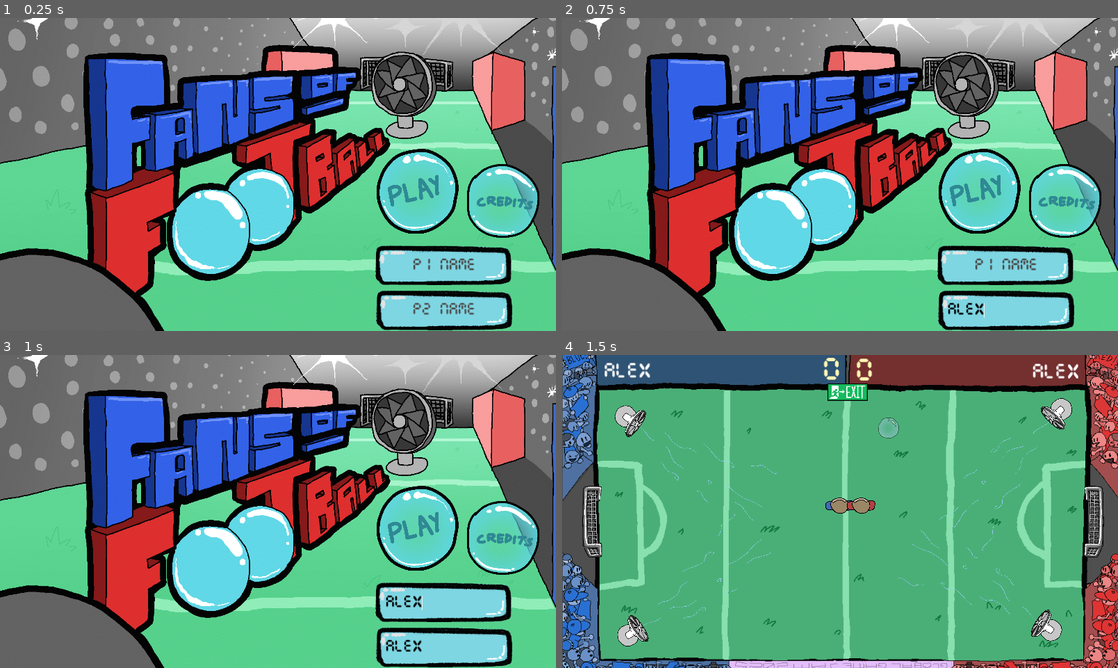
Above: before the commit, frames 1-4 (two rows, left to right).
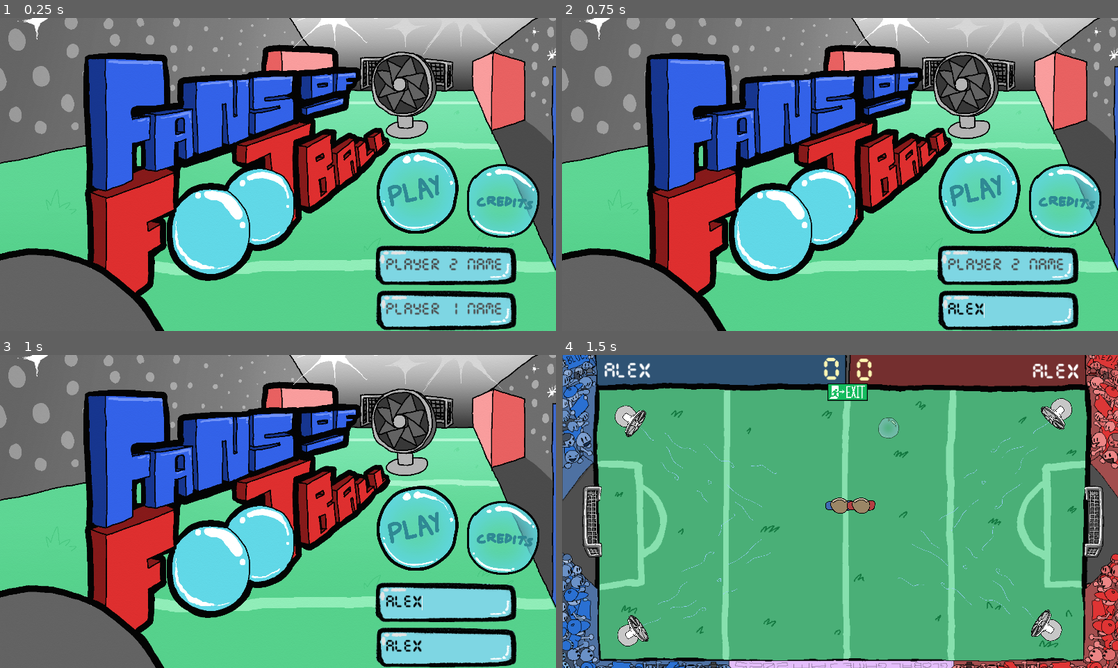
Above: after the commit, the same moments.

Repository: Calandir/ggj-2025
Game: Godot game, scene res://Scenes/menu.tscn
Two runs of this game, one before a commit and one after it. Both use one fixed random seed, a clock stepped at 60 frames per second and the inputs below. Sound files missing from this copy of the repository are replaced by a short silence.
Inputs (mouse positions are in pixels of both pictures, inside the frame that each line leads up to):
- Up to frame 1 (0.25 s): no input
- Up to frame 2 (0.75 s): click (1012, 309) at 0.52 s; type "Alex" at 0.6 s
- Up to frame 3 (1 s): click (450, 602) at 0.75 s; type "Alex" at 0.83 s
- Up to frame 4 (1.5 s): click (979, 527) at 1.25 s

The runs differ from the first frame. In frame 1, 1.5% of the frame differs, in the area x 68-93%, y 72-100%; in frame 2, 1.1%; in frame 3, 0.7%; in frame 4, nothing differs.

Commit message:
use full text for player text input

Diff:
--- a/Scenes/menu.tscn
+++ b/Scenes/menu.tscn
@@ -66,13 +66,13 @@
 theme_override_styles/focus = SubResource("StyleBoxEmpty_x45tv")
 theme_override_styles/read_only = SubResource("StyleBoxEmpty_2ni7m")
 theme_override_styles/normal = SubResource("StyleBoxEmpty_nfrid")
-placeholder_text = "   P2 Name"
+placeholder_text = "Player 1 Name"
 selecting_enabled = false
 
 [node name="Sprite2D" type="Sprite2D" parent="LineEdit1"]
 z_index = -1
-position = Vector2(122, 30)
-scale = Vector2(1.1166, 1)
+position = Vector2(126.375, 30)
+scale = Vector2(1.15119, 1)
 texture = ExtResource("5_3qwvm")
 
 [node name="LineEdit2" type="LineEdit" parent="."]
@@ -90,12 +90,12 @@
 theme_override_styles/focus = SubResource("StyleBoxEmpty_sj6lt")
 theme_override_styles/read_only = SubResource("StyleBoxEmpty_58171")
 theme_override_styles/normal = SubResource("StyleBoxEmpty_n240i")
-placeholder_text = "   P1 NAME"
+placeholder_text = "Player 2 name"
 
 [node name="Sprite2D" type="Sprite2D" parent="LineEdit2"]
 z_index = -1
-position = Vector2(120, 29)
-scale = Vector2(1.1166, 1)
+position = Vector2(125.375, 29)
+scale = Vector2(1.15909, 1)
 texture = ExtResource("5_3qwvm")
 
 [node name="Sprite2D" type="Sprite2D" parent="."]
Not shown: 2 places in Scenes/example_scene.tscn that only renumber resources
